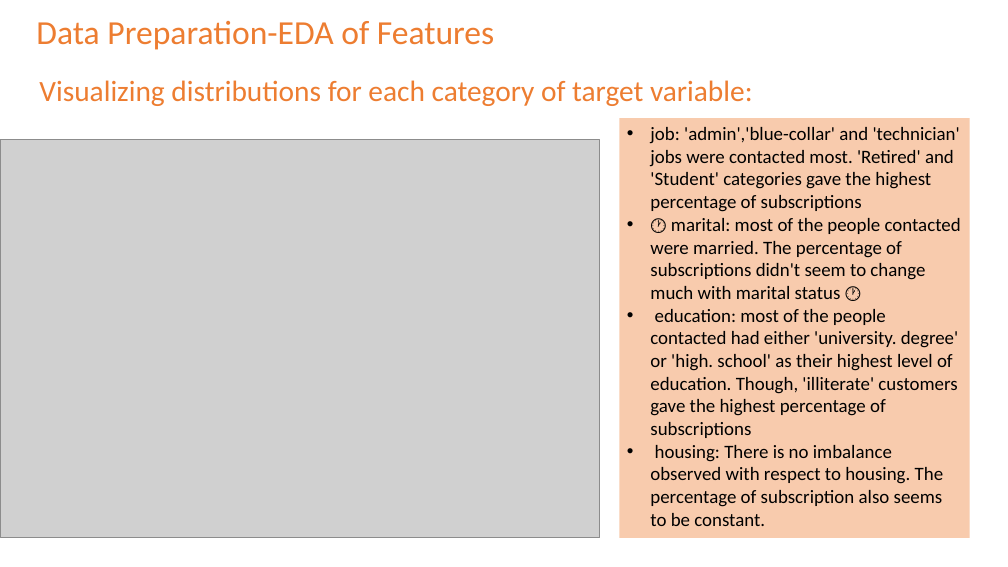
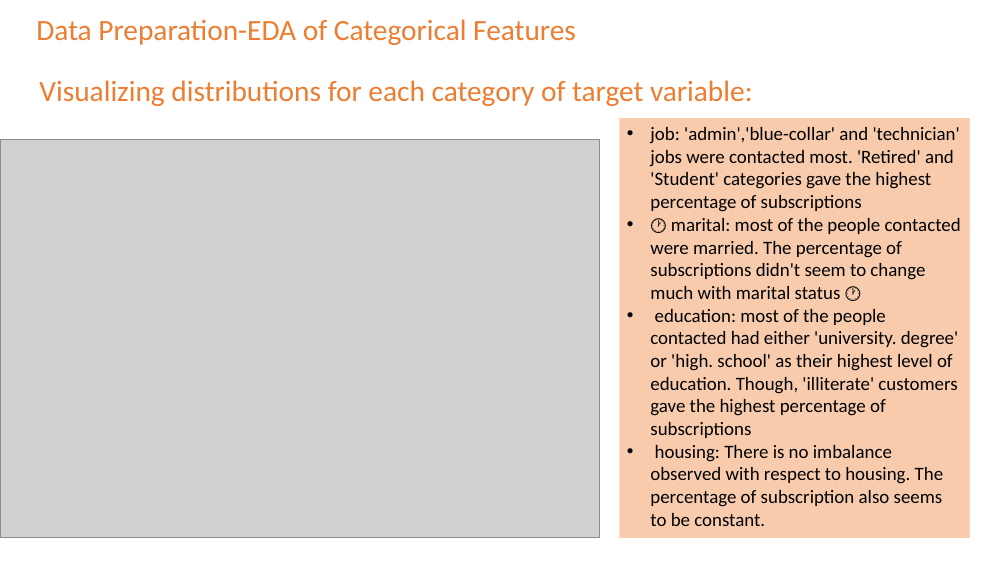
Before and after one commit to singhanuj695/Data-glacier-Group-Project, a slide deck: slide 18 of Week-11/CampaignCatalysts_EDA.pptx. Drawn at 1008x567 pixels with LibreOffice and Linux fonts; fonts in the diff are those of the drawing; grey boxes stand for pictures. Boxes give left, top, right and bottom in pixels: in the first picture for what was removed or moved away, otherwise in the second. Text is boxed around its words. In the diff, an @@ line names an element or a change of style, - is before the commit and + after.

```diff
--- a/Week-11/CampaignCatalysts_EDA.pptx
+++ b/Week-11/CampaignCatalysts_EDA.pptx
@@ text at [36,19,576,45]: text changed; size 32 to 28 pt @@
-Data Preparation-EDA of Features
+Data Preparation-EDA of Categorical Features
```
Also in this commit, not shown: 6 other slides changed, 2 slides added.
